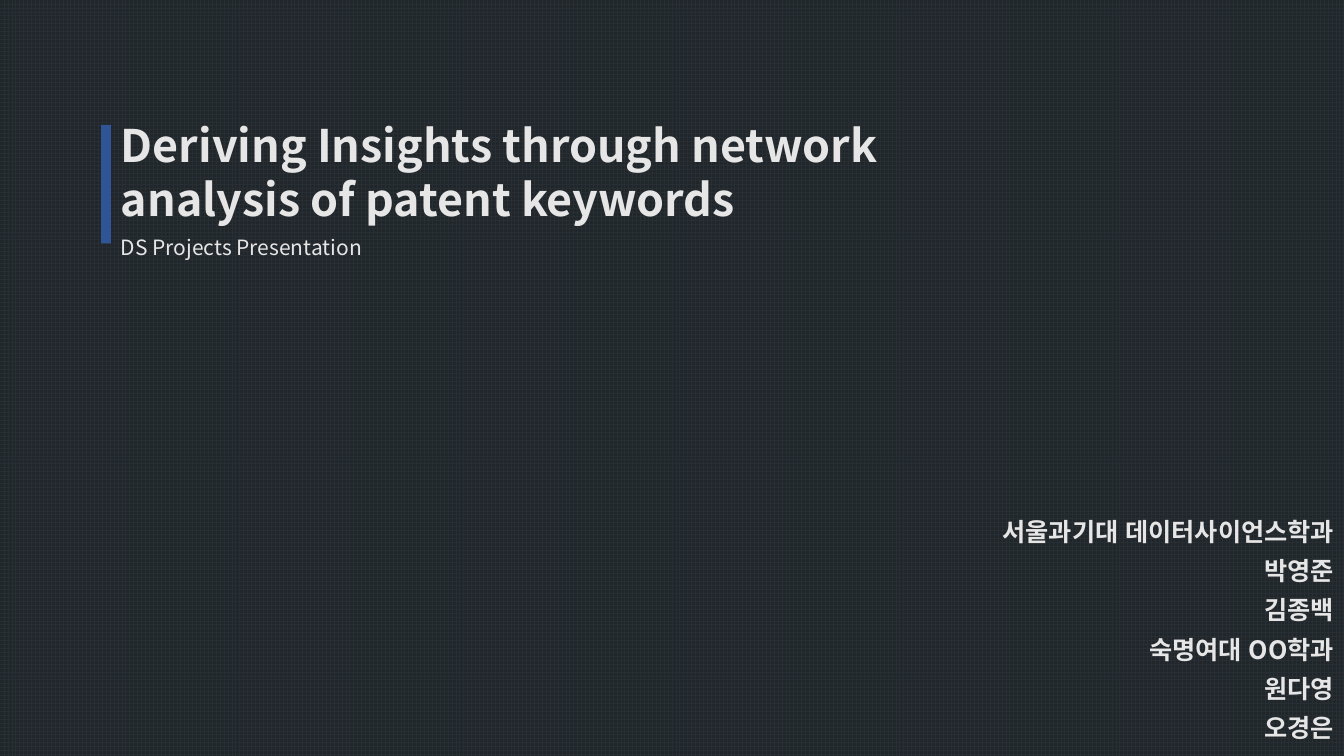
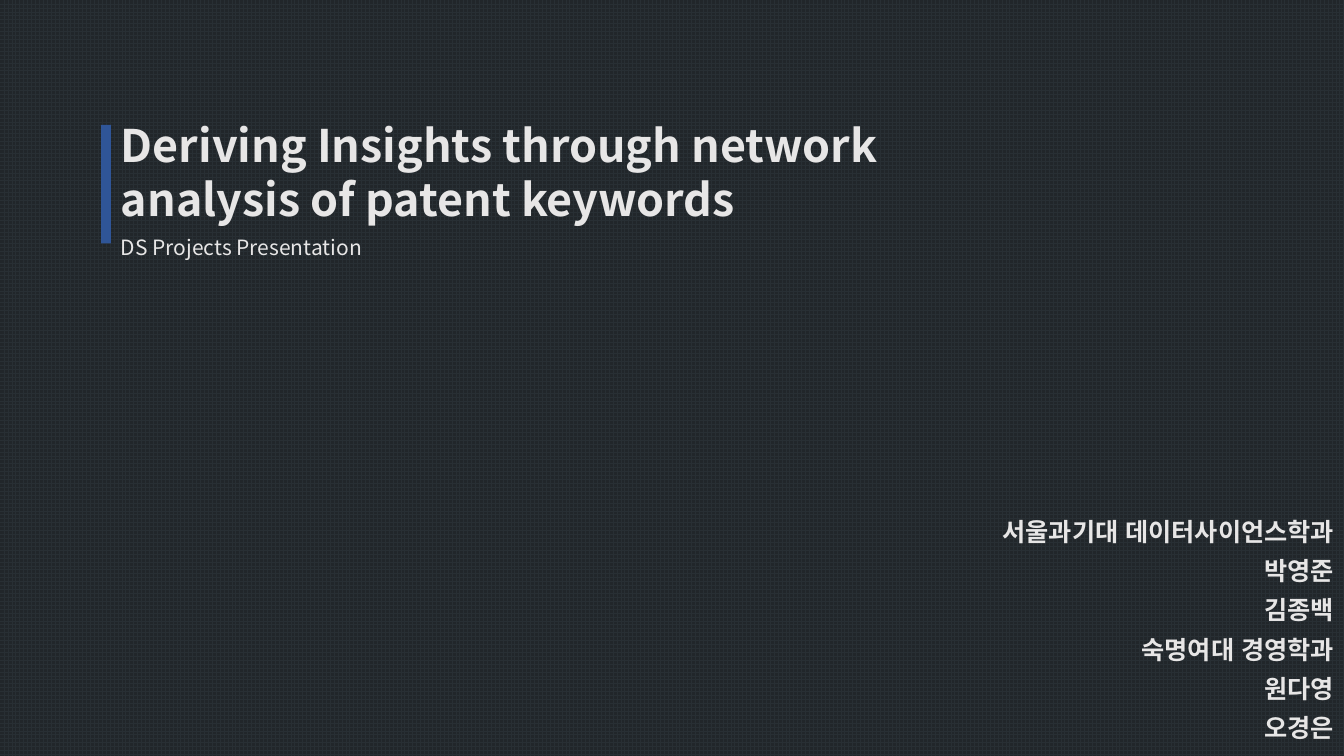
Before and after one commit to JYPark312/electronic_manufacture_2021, a slide deck: slide 1 of presentation.pptx. Drawn at 1344x756 pixels with LibreOffice and Linux fonts; fonts in the diff are those of the drawing. Boxes give left, top, right and bottom in pixels: in the first picture for what was removed or moved away, otherwise in the second. Text is boxed around its words. In the diff, an @@ line names an element or a change of style, - is before the commit and + after.

```diff
--- a/presentation.pptx
+++ b/presentation.pptx
@@ text at (1142, 637, 1334, 662): text changed @@
-숙명여대 OO학과
+숙명여대 경영학과
```
Also in this commit, not shown: 5 other slides changed, 8 slides added, 2 slides removed.
